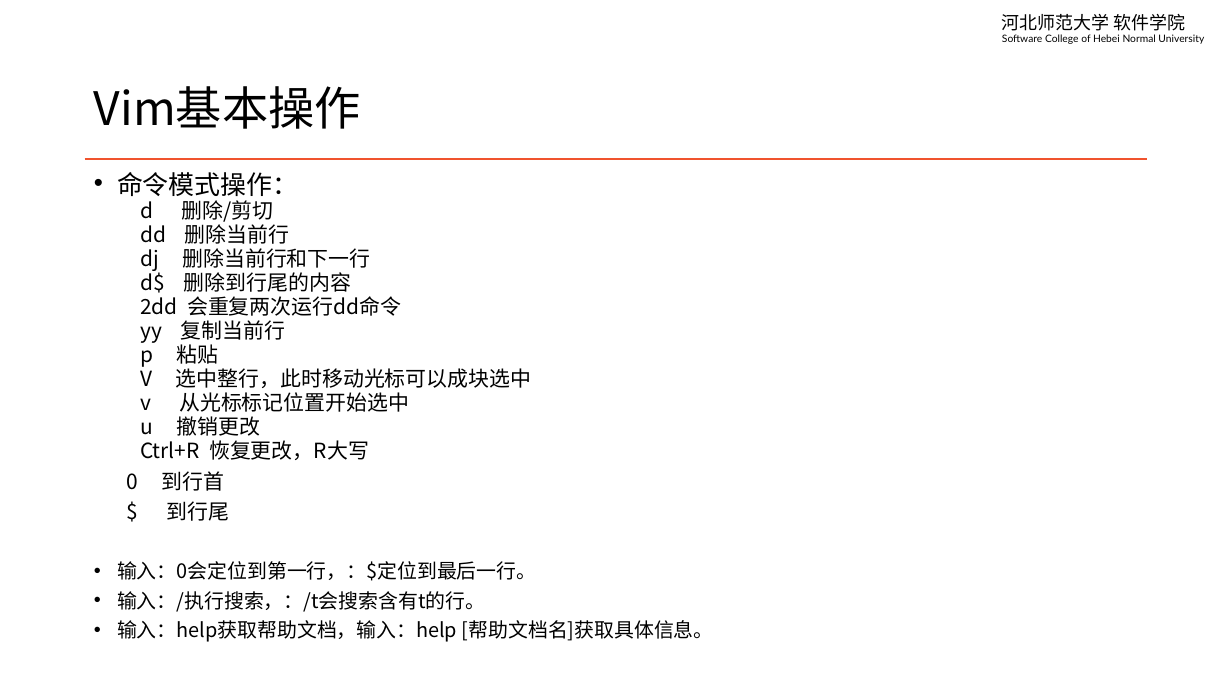
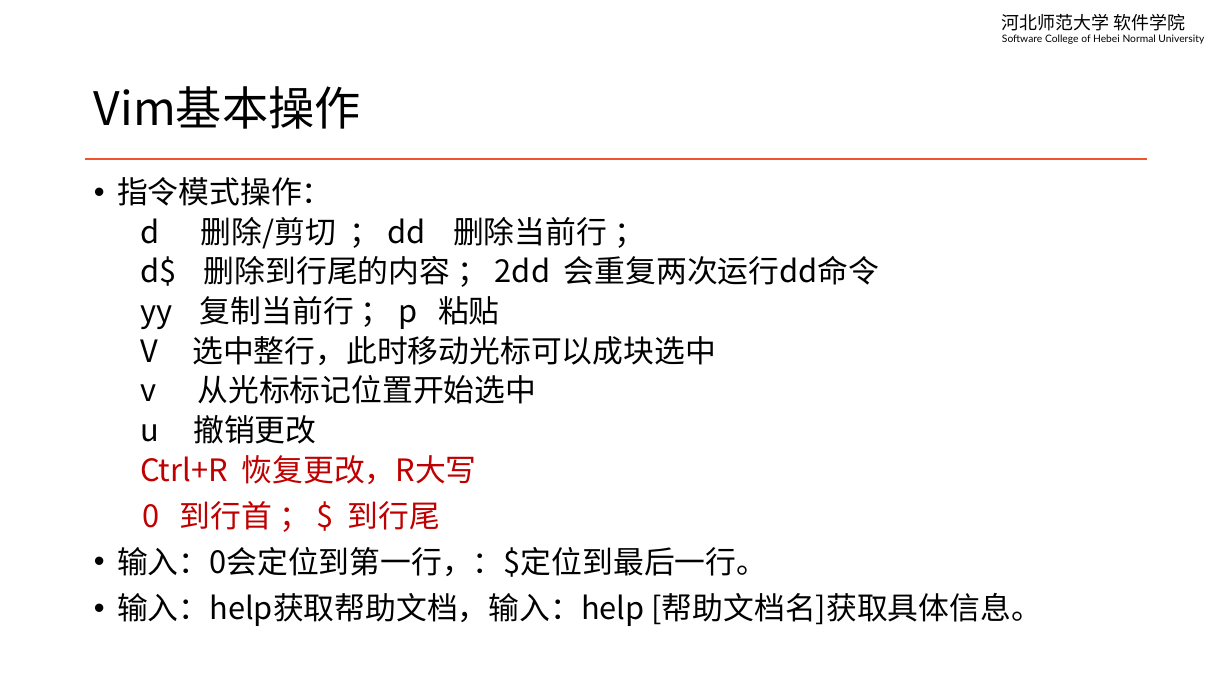
Before and after one commit to edu2act/course-linux-system, a slide deck: slide 8 of materials/slides/ch07-edit-file.pptx (slide 7 before the commit). Drawn at 1232x693 pixels with LibreOffice and Linux fonts; fonts in the diff are those of the drawing. Boxes give left, top, right and bottom in pixels: in the first picture for what was removed or moved away, otherwise in the second. Text is boxed around its words. In the diff, an @@ line names an element or a change of style, - is before the commit and + after.

```diff
--- a/materials/slides/ch07-edit-file.pptx
+++ b/materials/slides/ch07-edit-file.pptx
@@ text at (117, 177, 879, 329): text changed; size 16.3 to 24 pt @@
-• 命令模式操作：
-  d 删除/剪切
-  dd 删除当前行
-  dj 删除当前行和下一行
-  d$ 删除到行尾的内容
-  2dd 会重复两次运行dd命令
-  yy 复制当前行
-  p 粘贴
+• 指令模式操作：
+  d 删除/剪切 ； dd 删除当前行 ；
+  d$ 删除到行尾的内容 ； 2dd 会重复两次运行dd命令
+  yy 复制当前行 ； p 粘贴
@@ text at (117, 336, 1042, 626): size 16.3 to 24 pt in "V 选中整行，此时移动光标可以成块选中", "v 从光标标记位置开始选中", "u 撤销更改", "Ctrl+R 恢复更改，R大写"; text colour #000000 to #C00000 in "Ctrl+R 恢复更改，R大写"; size 15.5 to 24 pt in "输入：0会定位到第一行，：$定位到最后一行。", "输入：help获取帮助文档，输入：help [帮助文档名]获取具体信息。"; line spacing 0.7 to 0.9 @@
@@ text at (142, 501, 440, 530): text changed; size 16.3 to 24 pt; text colour #000000 to #C00000 @@
-0 到行首
-$ 到行尾
+0 到行首 ； $ 到行尾
@@ text at (117, 591, 485, 612): paragraph removed @@
-• 输入：/执行搜索，：/t会搜索含有t的行。
```
Also in this commit, not shown: 7 other slides changed, 3 slides added, 3 other files.
